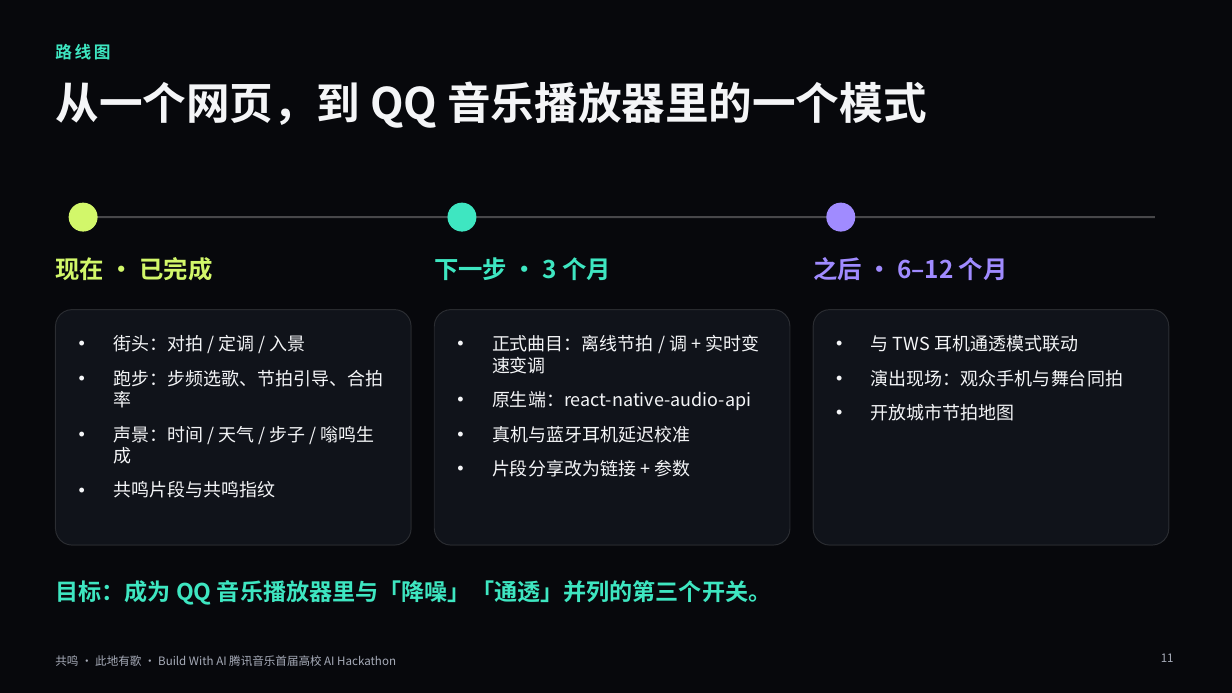
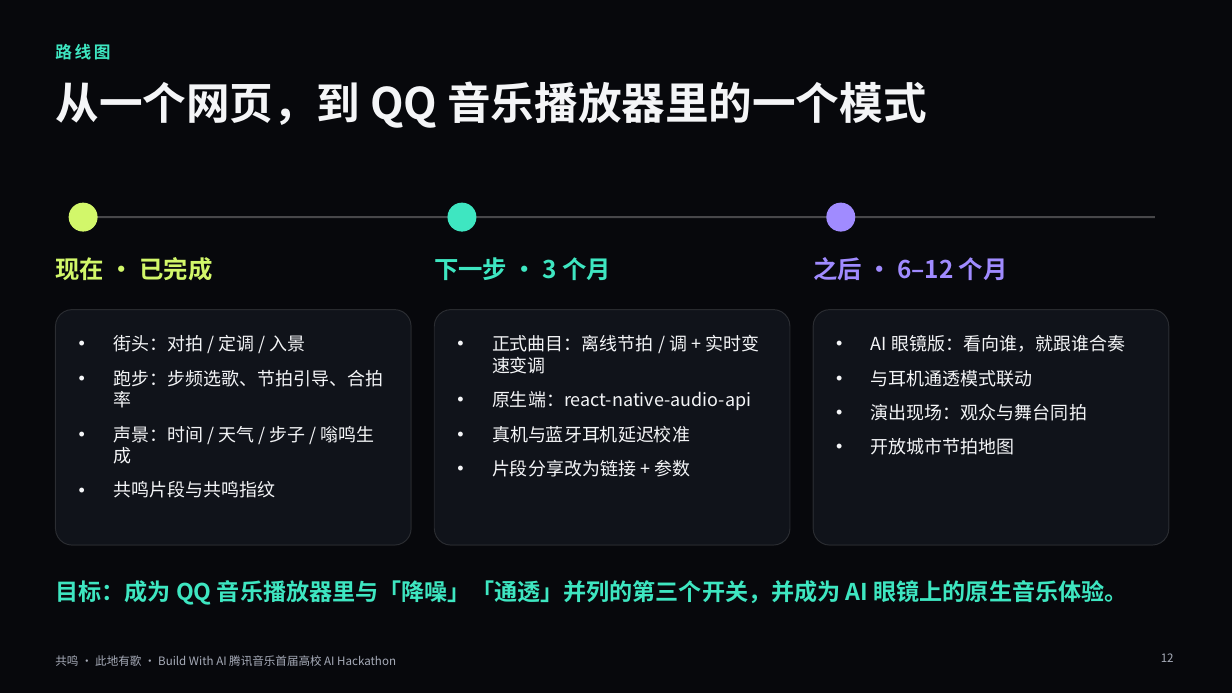
Before and after one commit to QHY8IV/MusicHere, a slide deck: slide 12 of pitch/共鸣-路演.pptx (slide 11 before the commit). Drawn at 1232x693 pixels with LibreOffice and Linux fonts; fonts in the diff are those of the drawing; background and template pictures are left out. Boxes give left, top, right and bottom in pixels: in the first picture for what was removed or moved away, otherwise in the second. Text is boxed around its words. In the diff, an @@ line names an element or a change of style, - is before the commit and + after.

```diff
--- a/pitch/共鸣-路演.pptx
+++ b/pitch/共鸣-路演.pptx
@@ text at (871, 335, 1125, 421): text changed @@
-• 与 TWS 耳机通透模式联动
-• 演出现场：观众手机与舞台同拍
+• AI 眼镜版：看向谁，就跟谁合奏
+• 与耳机通透模式联动
+• 演出现场：观众与舞台同拍
@@ text at (55, 580, 1128, 605): text changed @@
-目标：成为 QQ 音乐播放器里与「降噪」「通透」并列的第三个开关。
+目标：成为 QQ 音乐播放器里与「降噪」「通透」并列的第三个开关，并成为 AI 眼镜上的原生音乐体验。
@@ page number at (1161, 653, 1174, 662): text changed @@
-11
+12
```
Also in this commit, not shown: 1 slide added, 5 other files.
